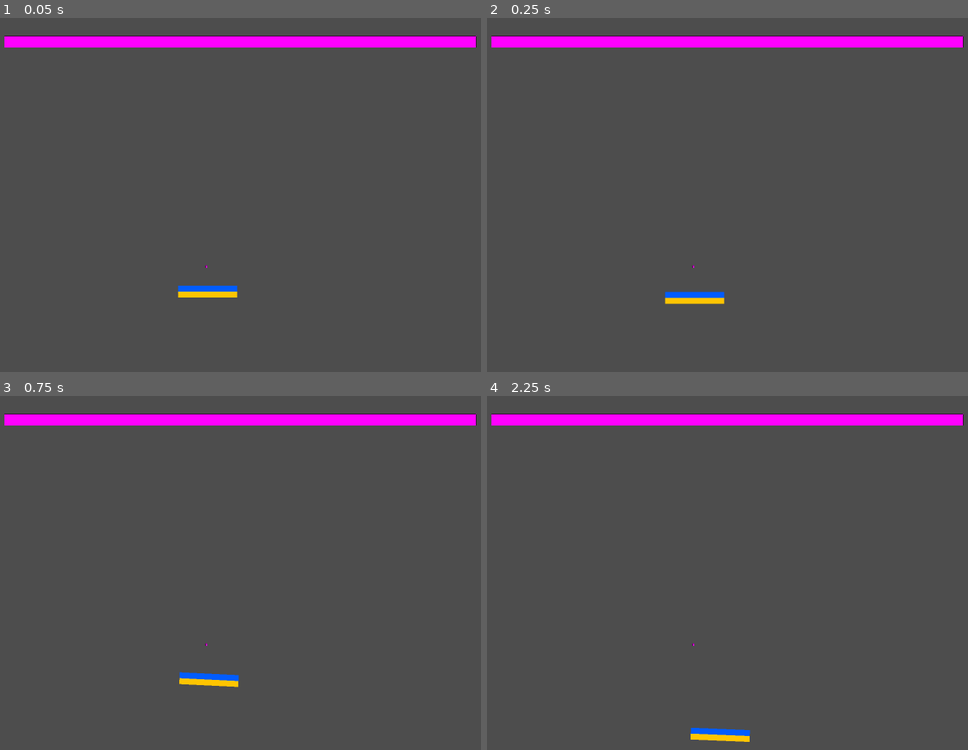
Above: before the commit, frames 1-4 (two rows, left to right).
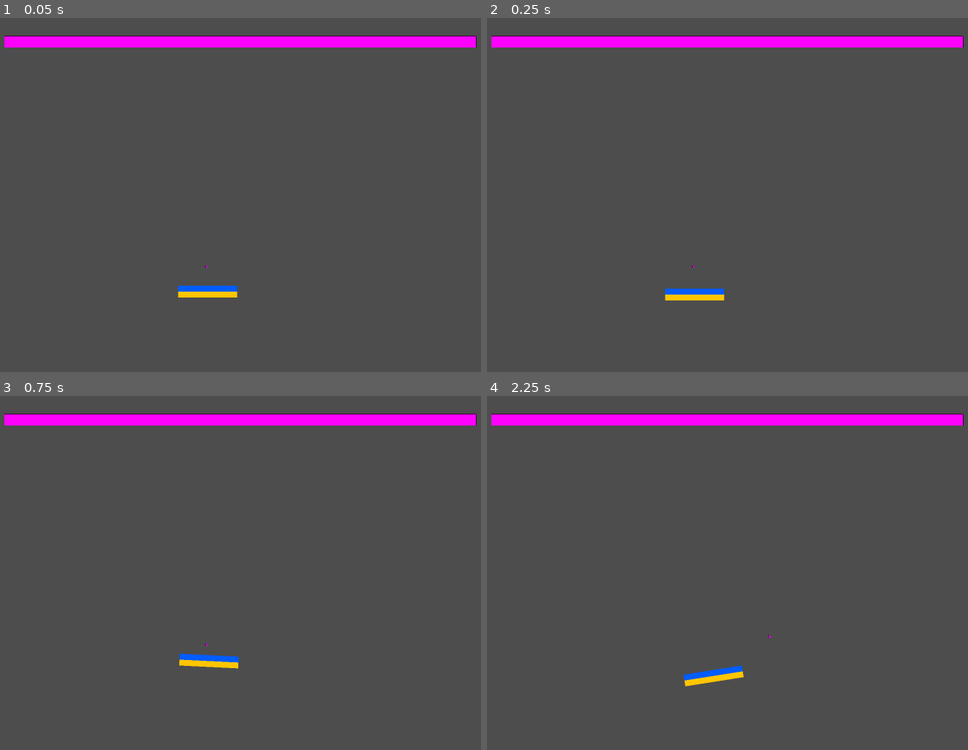
Above: after the commit, the same moments.

Repository: teros0/flappy-drone
Game: Godot game, scene res://scenes/squash.tscn
Same seed, same stepped clock (60 frames per second), same inputs: the game is played once before the commit and once after it. This scene is started directly instead of the project's main scene.
Inputs (mouse positions are in pixels of both pictures, inside the frame that each line leads up to):
- Up to frame 1 (0.05 s): no input
- Up to frame 2 (0.25 s): no input
- Up to frame 3 (0.75 s): move the mouse to (370, 555) at 0.52 s; hold Right (ui_right) from 0.53 s (still down); tap Space (push) at 0.6 s; click (370, 555) at 0.67 s
- Up to frame 4 (2.25 s): move the mouse to (607, 590) at 1.27 s; release Right (ui_right) at 1.28 s; hold Left (ui_left) 1.28-2.03 s; tap Space (push) at 1.35, 2.1 s; move the mouse to (785, 495) at 2.02 s; hold Right (ui_right) from 2.03 s (still down)

Frame 1 is identical in both runs. In frame 2, 0.4% of the frame differs, in the area x 36-50%, y 76-81%; in frame 3, 0.9%; in frame 4, 0.9%, in the area x 40-60%, y 67-98%.

Commit message:
refactor

Diff:
--- a/scenes/squash.tscn
+++ b/scenes/squash.tscn
@@ -27,6 +27,7 @@
 
 [node name="Copter" parent="." unique_id=2008944575 instance=ExtResource("1_1fwq8")]
 position = Vector2(1111, 1159)
+gravity_scale = 0.5
 push_speed = 1000.0
 push_duration = 0.1
 push_return_speed = 300.0
--- a/scripts/copter.gd
+++ b/scripts/copter.gd
@@ -1,9 +1,6 @@
 extends RigidBody2D
 
-signal left_edge_exited
 signal thrust_changed(new_value)
-
-@onready var screen_height: float = get_viewport_rect().end.y
 
 @export var engine_power: float = 7000.0
 @export var torque_power: float = 100000.0
@@ -26,6 +23,15 @@
 var return_time_left: float = 0.0
 var push_direction: Vector2 = Vector2.ZERO
 
+# World wrapping
+@export var wrap_buffer: float = 50.0
+@onready var world_wrapper: WorldWrapper = WorldWrapper.new()
+
+
+func _ready() -> void:
+	world_wrapper.buffer = wrap_buffer
+	add_child(world_wrapper)
+
 func _input(event):
 	# Handle Mouse Wheel for Throttle Setting
 	if event is InputEventMouseButton:
@@ -34,61 +40,75 @@
 		elif event.button_index == MOUSE_BUTTON_WHEEL_DOWN:
 			throttle_level = clamp(throttle_level - throttle_step, 0.0, 1.0)
 
-	if Utils.is_standalone(self):
-		if Input.is_action_just_pressed("reset"):
-			get_tree().reload_current_scene()
+
+func _physics_process(delta: float) -> void:
+	_handle_reset()
+
+	# If we're in a push or retract phase, skip normal controls.
+	if _handle_push(delta):
+		return
+
+	var is_thrusting: bool = Input.is_action_pressed("ui_up")
+	_handle_thrust(delta, is_thrusting)
+	_handle_rotation()
 
 
-func _physics_process(_delta):
-	# Handle push burst
+func _handle_reset() -> void:
+	Utils.handle_reset(self)
+
+
+func _handle_push(delta: float) -> bool:
 	if Input.is_action_just_pressed("push") and push_time_left <= 0.0 and return_time_left <= 0.0:
 		_start_push()
 
-	# The punch is a forward jab, then a quick retract.
+	# Forward jab
 	if push_time_left > 0.0:
-		push_time_left -= _delta
+		push_time_left -= delta
 		linear_velocity = push_direction * push_speed
 		angular_velocity = 0.0
 		if push_time_left <= 0.0:
 			_start_return()
-		return
+		return true
 
+	# Retract
 	if return_time_left > 0.0:
-		return_time_left -= _delta
+		return_time_left -= delta
 		linear_velocity = -push_direction * push_return_speed
 		angular_velocity = 0.0
 		if return_time_left <= 0.0:
 			_end_push()
-		return
+		return true
 
-	var is_thrusting = Input.is_action_pressed("ui_up")
-	var rotation_input = Input.get_axis("ui_left", "ui_right")
+	return false
 
+
+func _handle_thrust(delta: float, is_thrusting: bool) -> void:
 	# Always update hold_time regardless of key state
 	if is_thrusting:
-		hold_time = min(hold_time + _delta, max_ramp_time)
+		hold_time = min(hold_time + delta, max_ramp_time)
 	else:
 		# Spool down twice as fast as it spools up
-		hold_time = max(hold_time - (_delta * 2.0), 0.0)
+		hold_time = max(hold_time - (delta * 2.0), 0.0)
 
 	# ALWAYS calculate effective_thrust so it can "die down"
-	var t = hold_time / max_ramp_time
-	var curve_multiplier = 0.8 + (0.6 * sqrt(t))
+	var t: float = hold_time / max_ramp_time
+	var curve_multiplier: float = 0.8 + (0.6 * sqrt(t))
 
 	# If the engine isn't engaged, the thrust applied to physics is 0,
-	# but the VISUAL throttle can still show the engine ramping up/down
+	# but the visual throttle can still show the engine ramping up/down.
 	effective_thrust = throttle_level * curve_multiplier
 
-	# ALWAYS emit the signal so the HUD stays in sync
-	# If you want the HUD to show 0 when not pressing 'up',
-	# you can multiply by (1.0 if is_thrusting else 0.0)
+	# Keep HUD in sync.
 	thrust_changed.emit(effective_thrust if is_thrusting else 0.0)
 
 	if is_thrusting:
-		var total_thrust = transform.y * -effective_thrust * engine_power * weight_compensation
+		var total_thrust: Vector2 = transform.y * -effective_thrust * engine_power * weight_compensation
 		apply_central_force(total_thrust)
 
-	if rotation_input != 0:
+
+func _handle_rotation() -> void:
+	var rotation_input: float = Input.get_axis("ui_left", "ui_right")
+	if rotation_input != 0.0:
 		apply_torque(rotation_input * torque_power)
 
 
@@ -109,16 +129,3 @@
 	linear_velocity = Vector2.ZERO
 	angular_velocity = 0.0
 	push_direction = Vector2.ZERO
-
-func _integrate_forces(state):
-	var body_transform = state.get_transform()
-
-	# Check if we went off the bottom
-	if body_transform.origin.y > screen_height:
-		body_transform.origin.y = 0
-		state.set_transform(body_transform)
-
-	# Check if we went off the top
-	elif body_transform.origin.y < 0:
-		body_transform.origin.y = screen_height
-		state.set_transform(body_transform)
--- a/scripts/main.gd
+++ b/scripts/main.gd
@@ -3,9 +3,8 @@
 func _ready():
 	$PlayerPair.throttle_updated.connect(_on_throttle_updated)
 
-func _process(delta: float) -> void:
-	if Input.is_action_just_pressed("reset"):
-		get_tree().reload_current_scene()
+func _process(_delta: float) -> void:
+	Utils.handle_reset(self)
 	$HUD/TotalThrust.text = str($PlayerPair.throttle_value)
 
 func _on_throttle_updated(val):
--- a/scripts/squash.gd
+++ b/scripts/squash.gd
@@ -4,6 +4,4 @@
 	pass
 
 func _process(_delta: float):
-	if Utils.is_standalone(self):
-		if Input.is_action_just_pressed("reset"):
-			get_tree().reload_current_scene()
+	Utils.handle_reset(self)
--- a/scripts/utils.gd
+++ b/scripts/utils.gd
@@ -13,6 +13,15 @@
 	# 1. If the node has no owner, it is likely the root of its own scene
 	# 2. We verify by checking if it is the current_scene in the tree
 	return node.is_inside_tree() and node.get_tree().current_scene == node
+
+
+func handle_reset(node: Node, action: StringName = &"reset") -> bool:
+	if not is_standalone(node):
+		return false
+	if not Input.is_action_just_pressed(action):
+		return false
+	node.get_tree().reload_current_scene()
+	return true
 
 
 func get_verbose_tree(node: Node, indent: String = "") -> String:
